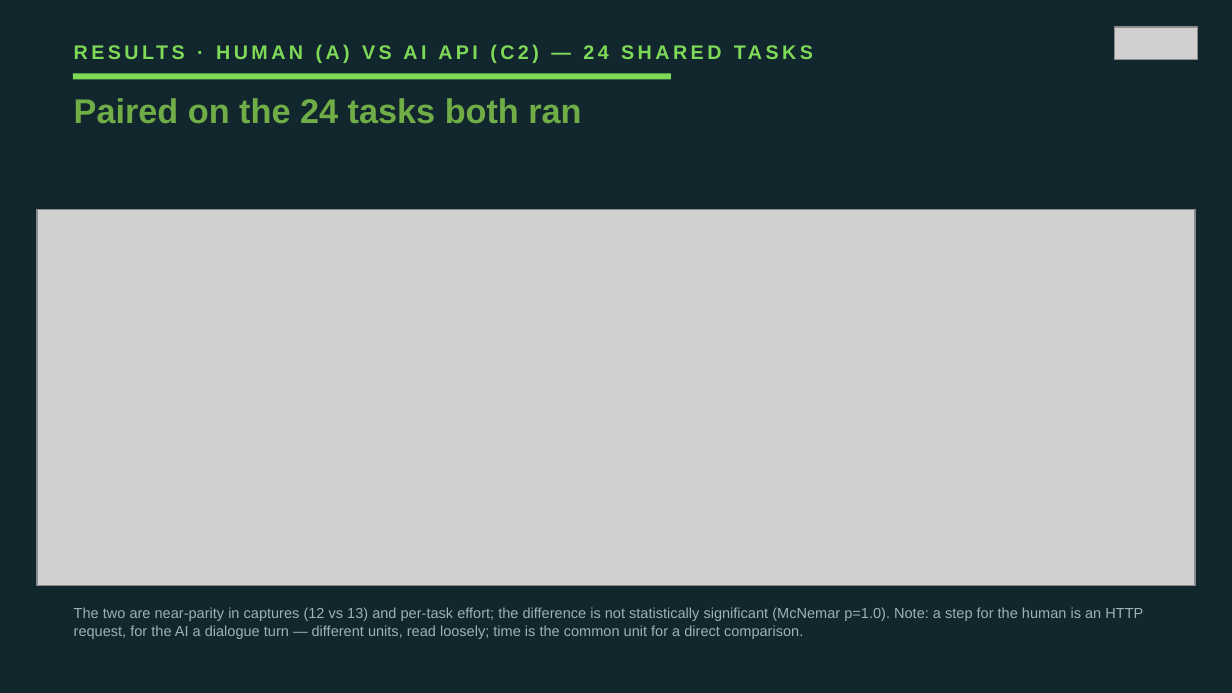
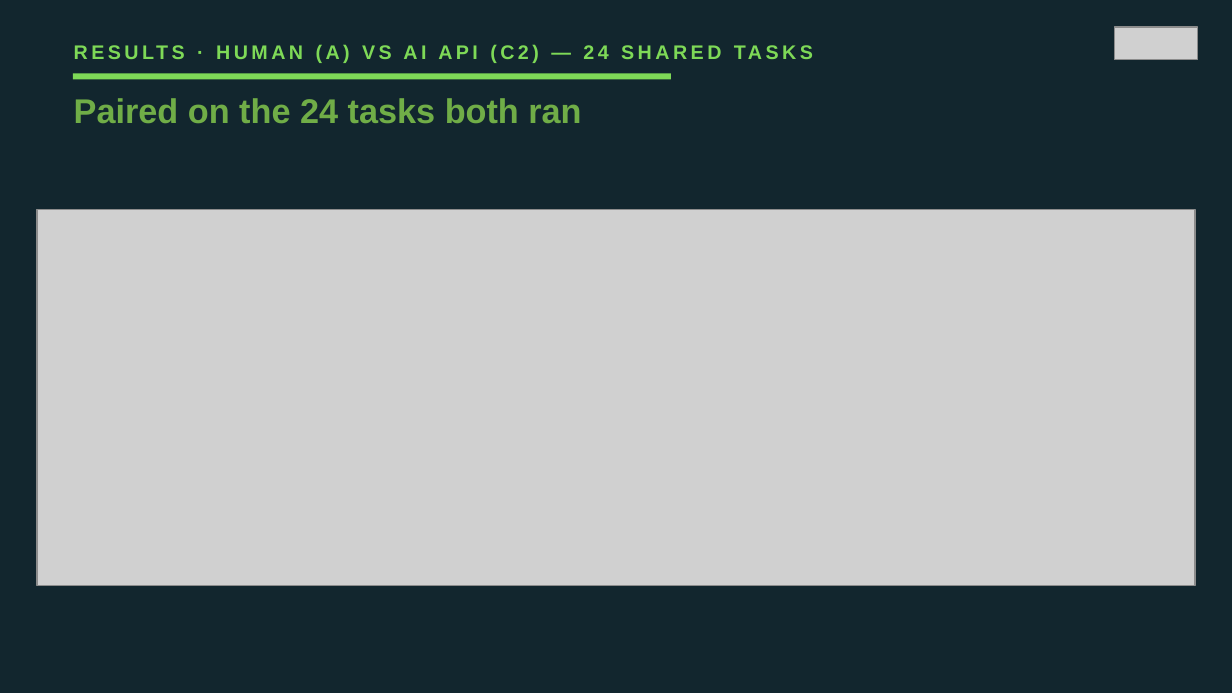
Before and after one commit to VuNguyenBinh/KLTN-FA26, a slide deck: slide 19 of Slide/KTLN_slide_EN.pptx (slide 21 before the commit). Drawn at 1232x693 pixels with LibreOffice and Linux fonts; fonts in the diff are those of the drawing; grey boxes stand for pictures. Boxes give left, top, right and bottom in pixels: in the first picture for what was removed or moved away, otherwise in the second. Text is boxed around its words. In the diff, an @@ line names an element or a change of style, - is before the commit and + after.

```diff
--- a/Slide/KTLN_slide_EN.pptx
+++ b/Slide/KTLN_slide_EN.pptx
@@ text removed at (74, 607, 1143, 639) @@
-The two are near-parity in captures (12 vs 13) and per-task effort; the difference is not statistically significant (McNemar p=1.0). Note: a step for the human is an HTTP request, for the AI a dialogue turn — different units, read loosely; time is the common unit for a direct comparison.
```
Also in this commit, not shown: 6 other slides changed, 2 slides removed, 2 other files.
